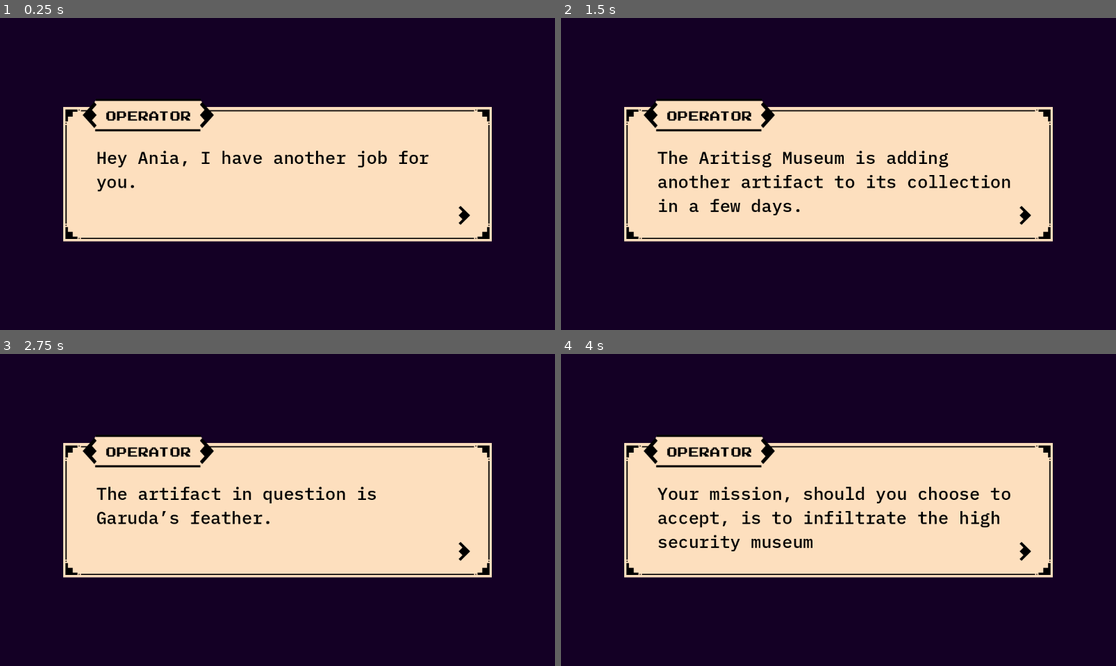
Above: before the commit, frames 1-4 (two rows, left to right).
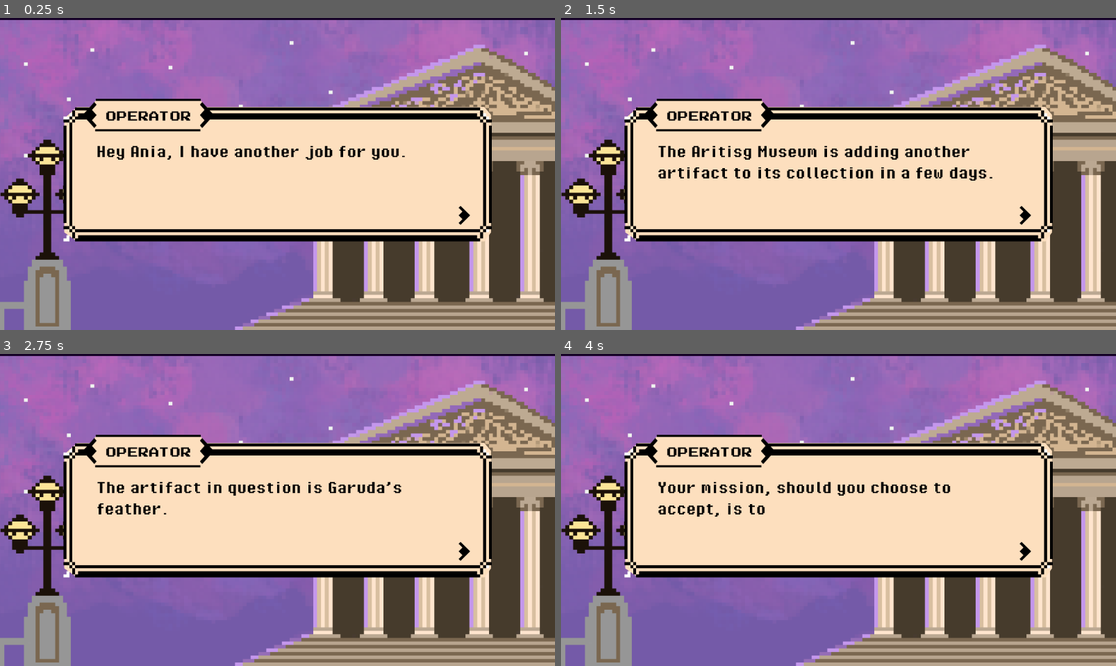
Above: after the commit, the same moments.

Repository: Will-Tate/Museum-Heist
Game: Godot game, scene res://dialogue.tscn
Two runs of this game, one before a commit and one after it. Both use one fixed random seed, a clock stepped at 60 frames per second and the inputs below. This scene is started directly instead of the project's main scene.
Inputs (mouse positions are in pixels of both pictures, inside the frame that each line leads up to):
- Up to frame 1 (0.25 s): no input
- Up to frame 2 (1.5 s): click (1021, 214) at 0.5 s; tap Enter at 1.25 s; hold Right (ui_right) from 1.28 s (still down); tap S (hide_behind) at 1.35 s
- Up to frame 3 (2.75 s): keep holding Right (ui_right); tap Space at 2 s; tap S (hide_behind) at 2.1 s
- Up to frame 4 (4 s): tap Enter at 2.75 s; release Right (ui_right) at 2.78 s; hold Left (ui_left) 2.78-3.53 s; tap S (hide_behind) at 2.85, 3.6 s; tap Space at 3.5 s; hold Right (ui_right) from 3.53 s (still down)

The runs differ from the first frame. In frame 1, 73% of the frame differs, in the area x 0-100%, y 0-100%; in frame 2, 75%; in frame 3, 73%; in frame 4, 74%.

Commit message:
Menu added

Diff:
--- /dev/null
+++ b/Control.gd
@@ -0,0 +1,7 @@
+extends Control
+
+func _ready():
+	pass # Replace with function body.
+
+func _on_button_pressed():
+	get_tree().change_scene_to_file("res://Menu.tscn")
--- /dev/null
+++ b/Menu.gd
@@ -0,0 +1,14 @@
+extends Control
+
+
+
+func _on_play_pressed():
+	get_tree().change_scene_to_file("res://dialogue.tscn")
+
+
+func _on_controls_pressed():
+	get_tree().change_scene_to_file("res://controls.tscn")
+
+
+func _on_exit_pressed():
+	get_tree().quit()
--- /dev/null
+++ b/controls.tscn
@@ -0,0 +1,82 @@
+[gd_scene load_steps=5 format=3 uid="uid://c7jdb5n7qbgk8"]
+
+[ext_resource type="Script" path="res://Control.gd" id="1_hlj1l"]
+[ext_resource type="Texture2D" uid="uid://capjjiooeoyay" path="res://museum_exterior.png" id="2_wpq4w"]
+[ext_resource type="FontFile" uid="uid://drevwawqldn2w" path="res://PixelOperator8.ttf" id="3_0tfgb"]
+[ext_resource type="FontFile" uid="uid://4aviod1jluif" path="res://joystix monospace.otf" id="3_m7s34"]
+
+[node name="Control" type="Control"]
+layout_mode = 3
+anchors_preset = 15
+anchor_right = 1.0
+anchor_bottom = 1.0
+grow_horizontal = 2
+grow_vertical = 2
+script = ExtResource("1_hlj1l")
+
+[node name="MuseumExterior" type="Sprite2D" parent="."]
+position = Vector2(-61, 325)
+scale = Vector2(0.521495, 0.470357)
+texture = ExtResource("2_wpq4w")
+
+[node name="MarginContainer2" type="MarginContainer" parent="."]
+layout_mode = 1
+anchors_preset = 8
+anchor_left = 0.5
+anchor_top = 0.5
+anchor_right = 0.5
+anchor_bottom = 0.5
+offset_left = -364.0
+offset_top = -259.0
+offset_right = 377.0
+offset_bottom = 199.0
+grow_horizontal = 2
+grow_vertical = 2
+theme_override_constants/margin_left = 20
+theme_override_constants/margin_top = 20
+theme_override_constants/margin_right = 20
+theme_override_constants/margin_bottom = 20
+
+[node name="Label" type="Label" parent="MarginContainer2"]
+layout_mode = 2
+size_flags_horizontal = 4
+theme_override_fonts/font = ExtResource("3_0tfgb")
+theme_override_font_sizes/font_size = 32
+text = "CONTROLS
+
+
+
+D - Right
+
+A - Left
+
+S - Hide"
+horizontal_alignment = 1
+
+[node name="MarginContainer" type="MarginContainer" parent="."]
+layout_mode = 1
+anchors_preset = -1
+anchor_left = 0.463
+anchor_top = 0.829
+anchor_right = 0.54
+anchor_bottom = 0.901
+offset_left = -260.376
+offset_top = -0.192036
+offset_right = 257.92
+offset_bottom = 0.151985
+grow_horizontal = 2
+grow_vertical = 0
+
+[node name="VBoxContainer" type="VBoxContainer" parent="MarginContainer"]
+layout_mode = 2
+size_flags_vertical = 8
+
+[node name="Button" type="Button" parent="MarginContainer/VBoxContainer"]
+layout_mode = 2
+size_flags_vertical = 8
+theme_override_fonts/font = ExtResource("3_m7s34")
+theme_override_font_sizes/font_size = 32
+text = "BACK"
+flat = true
+
+[connection signal="pressed" from="MarginContainer/VBoxContainer/Button" to="." method="_on_button_pressed"]
--- a/dialogue.gd
+++ b/dialogue.gd
@@ -1,7 +1,7 @@
 extends Control
 
 # Define an array of texts
-var texts = ["Hey Ania, I have another job for you. ", "I've …(245 unchanged characters)… sion, should you choose to accept, is to infiltrate the high security museum ","repossess the artifact", "replace it with the letter" ,"and return the artifact to the Indian people. ", "May the odds be ever in your favor.."]
+var texts = ["Hey Ania, I have another job for you. ", "I've …(245 unchanged characters)… sion, should you choose to accept, is to","a) Infiltrate the high security museum ","b) Repossess the artifact", "c) Replace it with the letter" ,"d) Return the artifact to the Indian people. ", "May the odds be ever in your favor.."]
 var current_text_index = 0
 
 # Reference to the Label node
--- a/dialogue.tscn
+++ b/dialogue.tscn
@@ -1,11 +1,12 @@
-[gd_scene load_steps=7 format=3 uid="uid://j3wcm6tulvtr"]
+[gd_scene load_steps=8 format=3 uid="uid://j3wcm6tulvtr"]
 
-[ext_resource type="Texture2D" uid="uid://dluoebhi1f5gr" path="res://dialogue-box.png" id="1_gwvjd"]
 [ext_resource type="Script" path="res://dialogue.gd" id="1_ra7t6"]
 [ext_resource type="Texture2D" uid="uid://b4hsjwk5qc5r" path="res://label.png" id="2_1ahr0"]
+[ext_resource type="Texture2D" uid="uid://72mej0l6p0fn" path="res://box.png" id="2_24ubr"]
+[ext_resource type="FontFile" uid="uid://cwyy3cydgi3h1" path="res://PixelOperator-Bold.ttf" id="3_01ao3"]
 [ext_resource type="Texture2D" uid="uid://d2upypqaobrv0" path="res://arrow.png" id="3_5i2ro"]
-[ext_resource type="FontFile" uid="uid://danidhgydo05m" path="res://IBMPlexMono-Medium.ttf" id="3_amo1g"]
 [ext_resource type="FontFile" uid="uid://4aviod1jluif" path="res://joystix monospace.otf" id="4_s138l"]
+[ext_resource type="Texture2D" uid="uid://capjjiooeoyay" path="res://museum_exterior.png" id="7_u22ks"]
 
 [node name="Control" type="Control"]
 layout_mode = 3
@@ -24,6 +25,11 @@
 size_flags_vertical = 4
 script = ExtResource("1_ra7t6")
 
+[node name="MuseumExterior" type="Sprite2D" parent="."]
+position = Vector2(-276, 148.5)
+scale = Vector2(0.521495, 0.470357)
+texture = ExtResource("7_u22ks")
+
 [node name="Dialogue" type="MarginContainer" parent="."]
 layout_mode = 1
 anchors_preset = 15
@@ -34,20 +40,20 @@
 
 [node name="TextureRect" type="TextureRect" parent="Dialogue"]
 layout_mode = 2
-texture = ExtResource("1_gwvjd")
+texture = ExtResource("2_24ubr")
 expand_mode = 2
 
 [node name="Text" type="Label" parent="Dialogue/TextureRect"]
 layout_mode = 2
 offset_left = 69.0
-offset_top = 81.0
+offset_top = 71.0
 offset_right = 828.0
-offset_bottom = 186.0
+offset_bottom = 183.0
 size_flags_horizontal = 0
 size_flags_vertical = 0
 theme_override_colors/font_color = Color(0, 0, 0, 1)
-theme_override_fonts/font = ExtResource("3_amo1g")
-theme_override_font_sizes/font_size = 36
+theme_override_fonts/font = ExtResource("3_01ao3")
+theme_override_font_sizes/font_size = 40
 autowrap_mode = 2
 
 [node name="MarginContainer" type="MarginContainer" parent="."]
--- /dev/null
+++ b/menu.tscn
@@ -0,0 +1,61 @@
+[gd_scene load_steps=4 format=3 uid="uid://dxhpklmb0uq7b"]
+
+[ext_resource type="Script" path="res://Menu.gd" id="1_qj3et"]
+[ext_resource type="Texture2D" uid="uid://capjjiooeoyay" path="res://museum_exterior.png" id="2_jvupt"]
+[ext_resource type="FontFile" uid="uid://4aviod1jluif" path="res://joystix monospace.otf" id="3_opkir"]
+
+[node name="Menu" type="Control"]
+layout_mode = 3
+anchors_preset = 15
+anchor_right = 1.0
+anchor_bottom = 1.0
+grow_horizontal = 2
+grow_vertical = 2
+script = ExtResource("1_qj3et")
+
+[node name="MuseumExterior" type="Sprite2D" parent="."]
+position = Vector2(-61, 325)
+scale = Vector2(0.521495, 0.470357)
+texture = ExtResource("2_jvupt")
+
+[node name="MarginContainer" type="MarginContainer" parent="."]
+layout_mode = 1
+anchors_preset = 7
+anchor_left = 0.5
+anchor_top = 1.0
+anchor_right = 0.5
+anchor_bottom = 1.0
+offset_left = -112.0
+offset_top = -320.0
+offset_right = 112.0
+grow_horizontal = 2
+grow_vertical = 0
+
+[node name="VBoxContainer" type="VBoxContainer" parent="MarginContainer"]
+layout_mode = 2
+size_flags_vertical = 4
+
+[node name="Play" type="Button" parent="MarginContainer/VBoxContainer"]
+layout_mode = 2
+theme_override_fonts/font = ExtResource("3_opkir")
+theme_override_font_sizes/font_size = 32
+text = "PLAY"
+flat = true
+
+[node name="Controls" type="Button" parent="MarginContainer/VBoxContainer"]
+layout_mode = 2
+theme_override_fonts/font = ExtResource("3_opkir")
+theme_override_font_sizes/font_size = 32
+text = "CONTROLS"
+flat = true
+
+[node name="Exit" type="Button" parent="MarginContainer/VBoxContainer"]
+layout_mode = 2
+theme_override_fonts/font = ExtResource("3_opkir")
+theme_override_font_sizes/font_size = 32
+text = "EXIT"
+flat = true
+
+[connection signal="pressed" from="MarginContainer/VBoxContainer/Play" to="." method="_on_play_pressed"]
+[connection signal="pressed" from="MarginContainer/VBoxContainer/Controls" to="." method="_on_controls_pressed"]
+[connection signal="pressed" from="MarginContainer/VBoxContainer/Exit" to="." method="_on_exit_pressed"]
Binary file added: PixelOperator-Bold.ttf
Not shown, added: PixelOperator-Bold.ttf.import
Binary file added: PixelOperator8.ttf
Not shown, added: PixelOperator8.ttf.import
Binary file added: box.png
Not shown, added: box.png.import
Not shown, changed: .DS_Store
